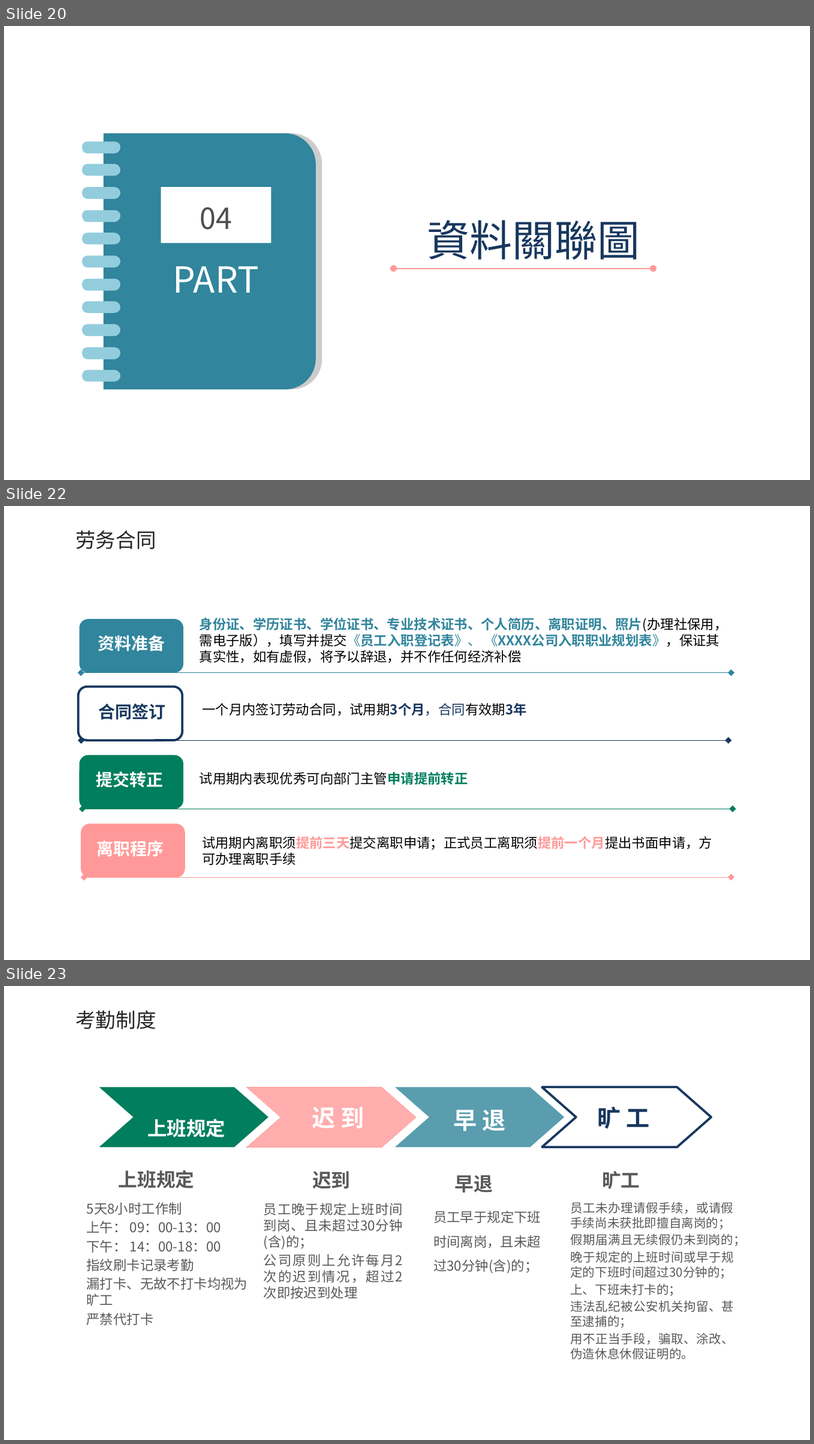
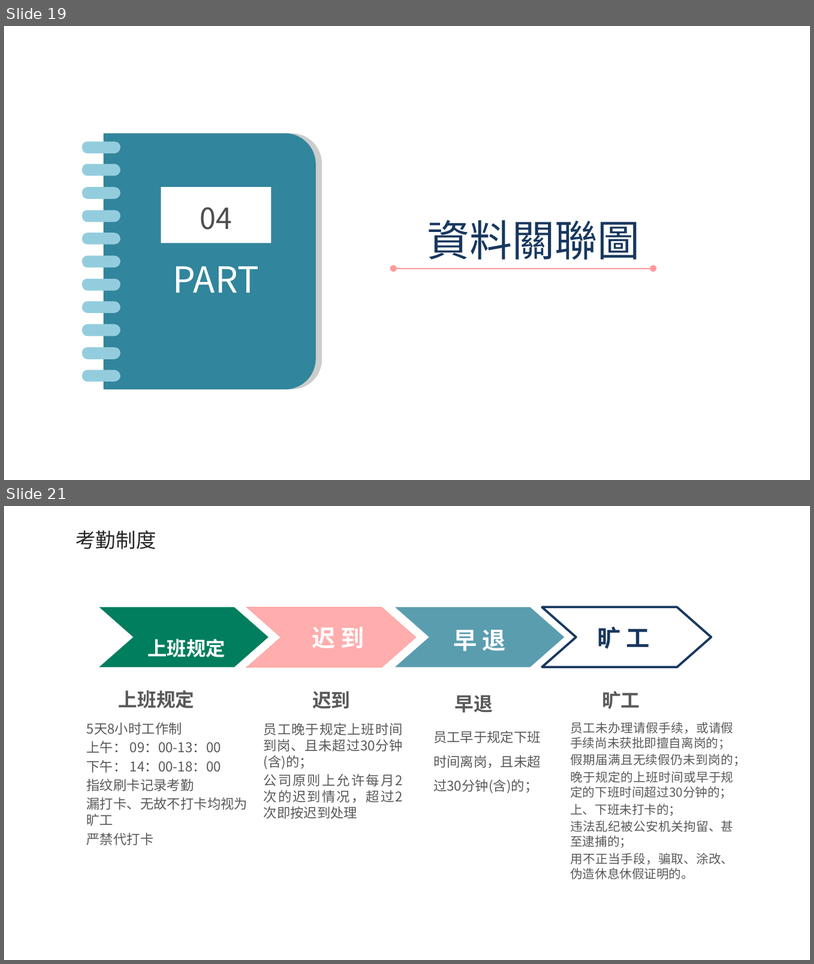
Before and after one commit to tippyshih/final, a slide deck: ppt模板.pptx. Shown one above the other, each under a label of ours: slides 20, 22 and 23 before the commit, slides 19 and 21 after it; the slides between them are not shown. The pictures are 814x1444 and 814x964 pixels, drawn with LibreOffice and Linux fonts; fonts in the diff are those of the drawing; background and template pictures are left out. Boxes give left, top, right and bottom in pixels: in the first picture for what was removed or moved away, otherwise in the second. Text is boxed around its words. In the diff, an @@ line names an element or a change of style, - is before the commit and + after.

```diff
--- a/ppt模板.pptx
+++ b/ppt模板.pptx
@@ slide 22 removed at (x1=4, y1=506, x2=810, y2=960), background #FFFFFF @@
@@ text removed at (x1=75, y1=530, x2=156, y2=549) @@
-劳务合同
@@ group removed at (x1=79, y1=617, x2=731, y2=673): 2 texts, 1 rounded rectangle, 1 double arrow @@
-资料准备
-身份证、学历证书、学位证书、专业技术证书、个人简历、离职证明、照片(办理社保用，需电子版），填写并提交《员工入职登记表》、 《XXXX公司入职职业规划表》，保证其真实性，如有虚假，将予以辞退，并不作任何经济补偿
@@ group removed at (x1=78, y1=687, x2=729, y2=741): 2 texts, 1 rounded rectangle, 1 double arrow @@
-合同签订
-一个月内签订劳动合同，试用期3个月，合同有效期3年
@@ group removed at (x1=79, y1=755, x2=733, y2=809): 2 texts, 1 rounded rectangle, 1 double arrow @@
-试用期内表现优秀可向部门主管申请提前转正
-提交转正
@@ rounded rectangle removed at (x1=81, y1=824, x2=185, y2=878) @@
@@ text removed at (x1=97, y1=840, x2=164, y2=856) @@
-离职程序
@@ text removed at (x1=202, y1=836, x2=713, y2=865) @@
-试用期内离职须提前三天提交离职申请；正式员工离职须提前一个月提出书面申请，方可办理离职手续
@@ double arrow removed from (84, 877) to (731, 877) @@
@@ what was slide 20 is now slide 19 @@
@@ what was slide 23 is now slide 21 @@
```
Also in this commit, not shown: 1 slide changed, 5 slides added, 6 other slides removed.
